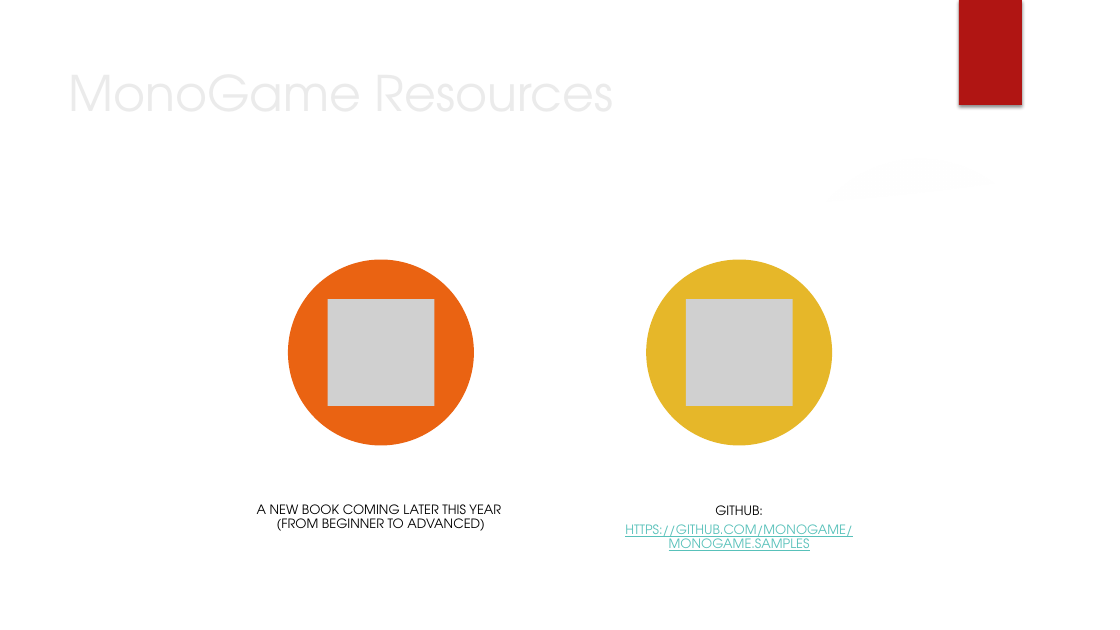
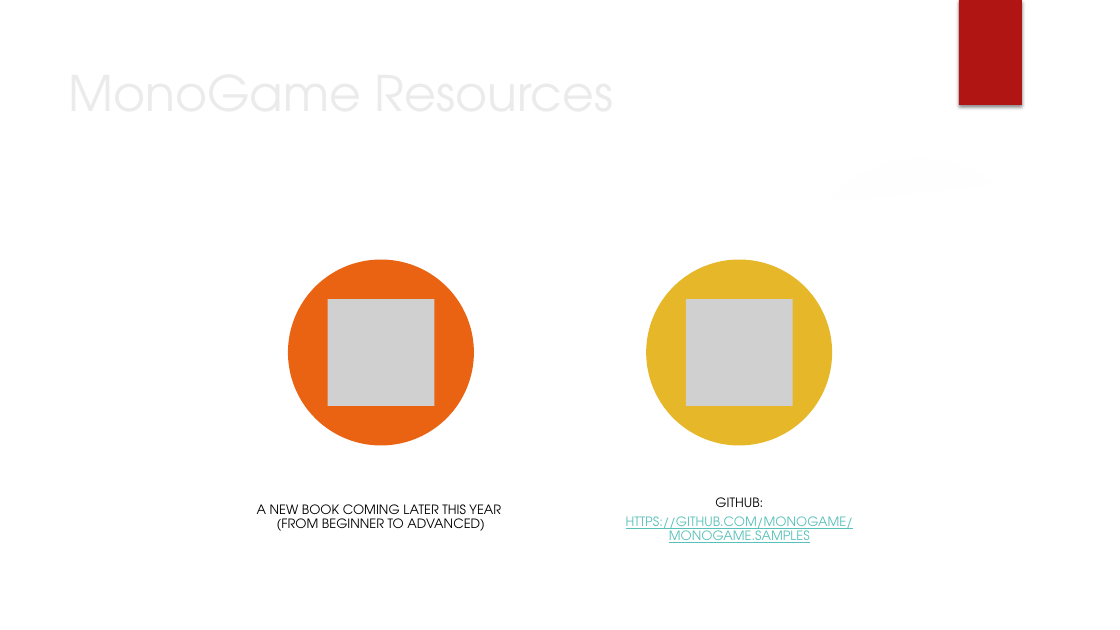
Before and after one commit to jcapellman/Presentations, a slide deck: slide 11 of MonoGame - 4.19.2019/Presentation.pptx (slide 10 before the commit). Drawn at 1120x630 pixels with LibreOffice and Linux fonts; fonts in the diff are those of the drawing; grey boxes stand for pictures; background and template pictures are left out. Boxes give left, top, right and bottom in pixels: in the first picture for what was removed or moved away, otherwise in the second. Text is boxed around its words. In the diff, an @@ line names an element or a change of style, - is before the commit and + after.

```diff
--- a/MonoGame - 4.19.2019/Presentation.pptx
+++ b/MonoGame - 4.19.2019/Presentation.pptx
@@ text "GITHUB:": place and size @@
-text "GITHUB:" at box(625, 505, 852, 551)
+text "GITHUB:" at box(626, 497, 853, 543)
```
Also in this commit, not shown: 1 slide added.
